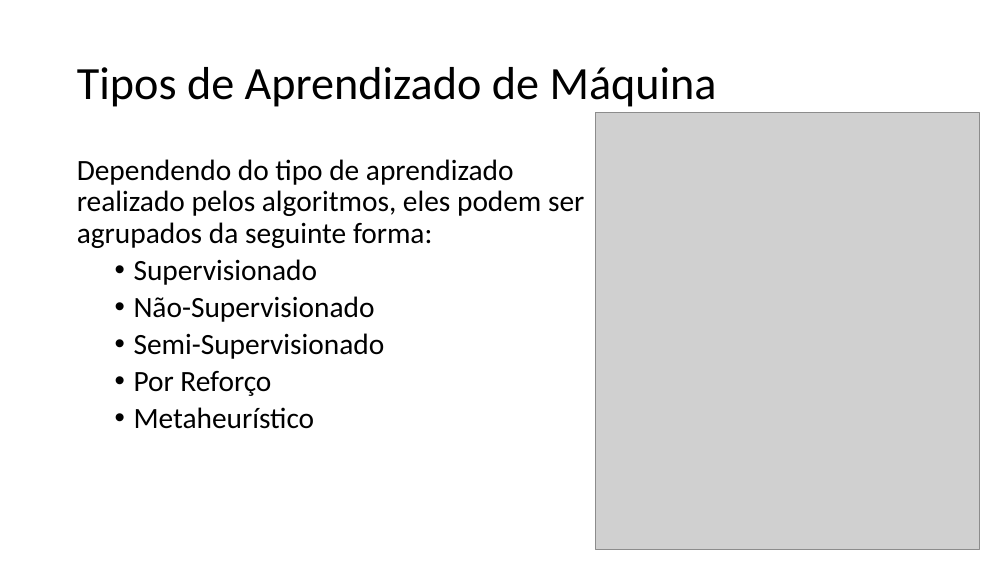
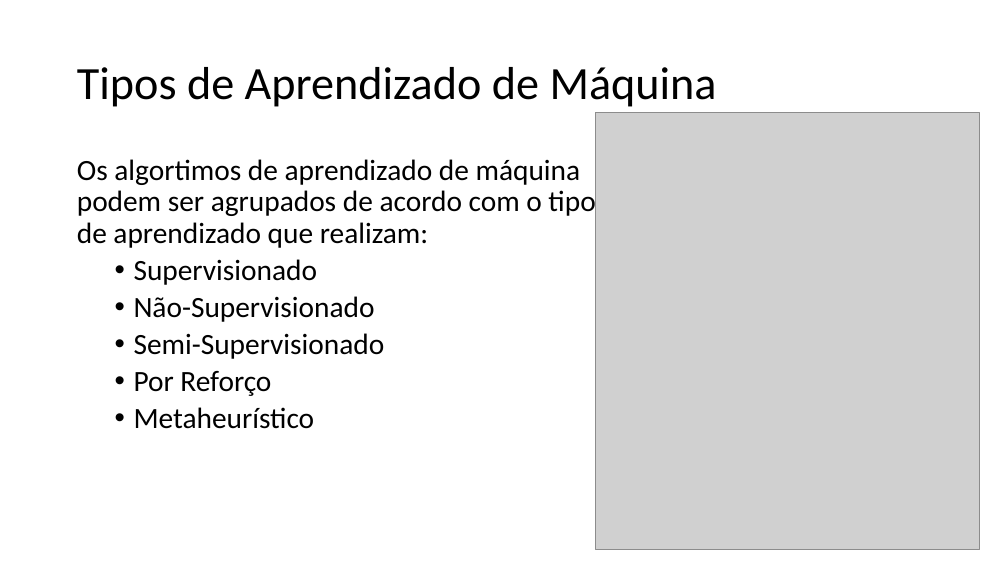
Before and after one commit to zz4fap/t319_aprendizado_de_maquina, a slide deck: slide 15 of slides/T319_Introdução.pptx. Drawn at 1008x567 pixels with LibreOffice and Linux fonts; fonts in the diff are those of the drawing; grey boxes stand for pictures. Boxes give left, top, right and bottom in pixels: in the first picture for what was removed or moved away, otherwise in the second. Text is boxed around its words. In the diff, an @@ line names an element or a change of style, - is before the commit and + after.

```diff
--- a/slides/T319_Introdução.pptx
+++ b/slides/T319_Introdução.pptx
@@ text at (x1=77, y1=159, x2=595, y2=248): text changed @@
-Dependendo do tipo de aprendizado realizado pelos algoritmos, eles podem ser agrupados da seguinte forma:
+Os algortimos de aprendizado de máquina podem ser agrupados de acordo com o tipo de aprendizado que realizam:
```
Also in this commit, not shown: 17 other slides changed, 1 other file.
